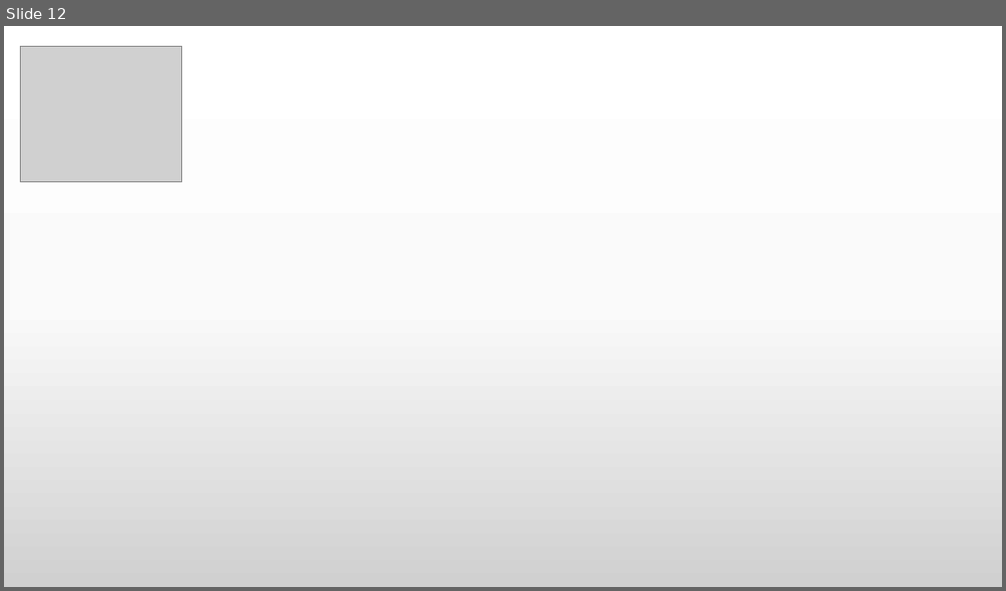
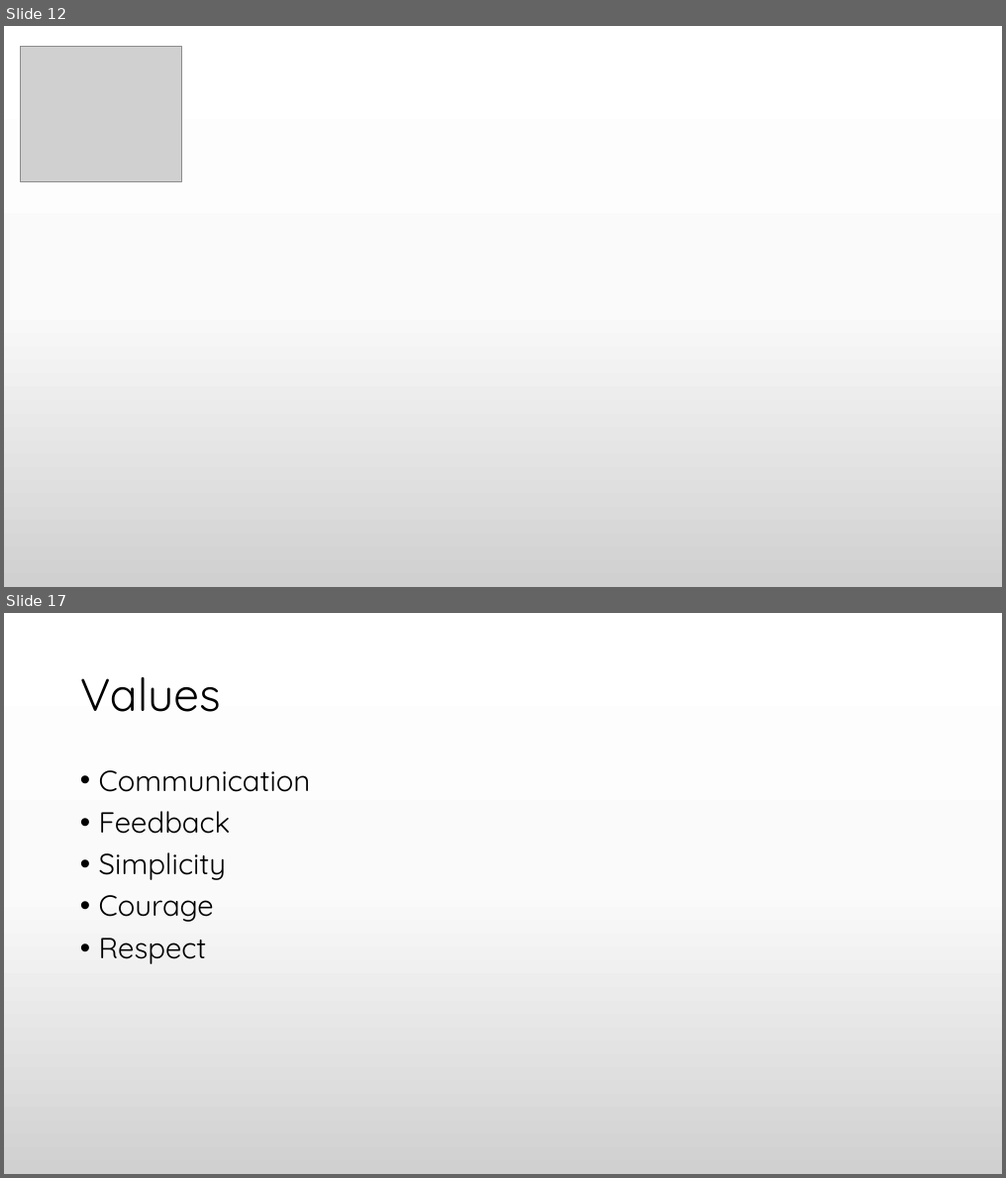
Before and after one commit to praash47/aasn-iii, a slide deck: extreme_programming.pptx. Shown one above the other, each under a label of ours: slide 12 before the commit, slides 12 and 17 after it; the slides between them are not shown. The pictures are 1006x591 and 1006x1178 pixels, drawn with LibreOffice and Linux fonts; fonts in the diff are those of the drawing; grey boxes stand for pictures. Boxes give left, top, right and bottom in pixels: in the first picture for what was removed or moved away, otherwise in the second. Text is boxed around its words. In the diff, an @@ line names an element or a change of style, - is before the commit and + after.

```diff
--- a/extreme_programming.pptx
+++ b/extreme_programming.pptx
@@ slide 17 added at [4,613,1002,1174], background gradient #FFFFFF to #FBFBFB to #D1D1D1 @@
@@ title added at [80,677,221,712], 44 pt, text #000000 @@
+Values
@@ text added at [99,770,311,964], 28 pt, text #000000 @@
+• Communication
+• Feedback
+• Simplicity
+• Courage
+• Respect
```
Also in this commit, not shown: 16 other slides added, 7 other files.
